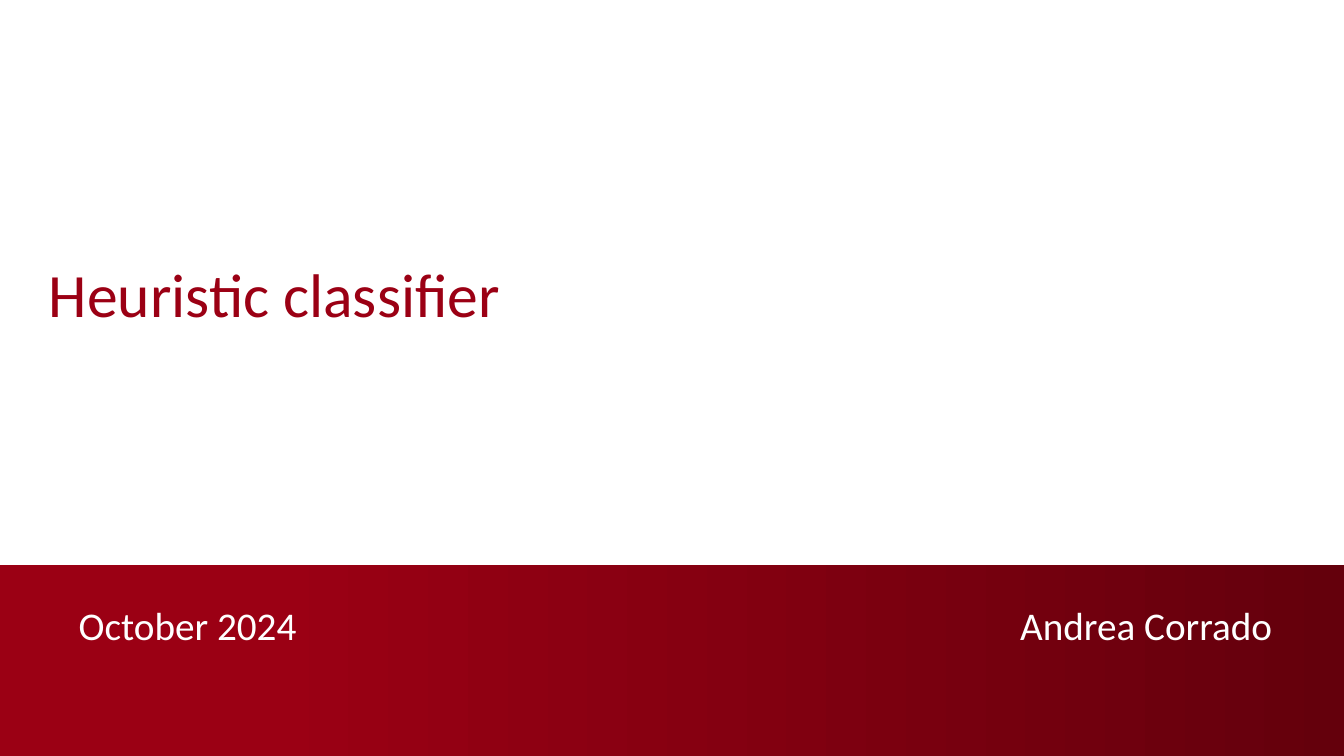
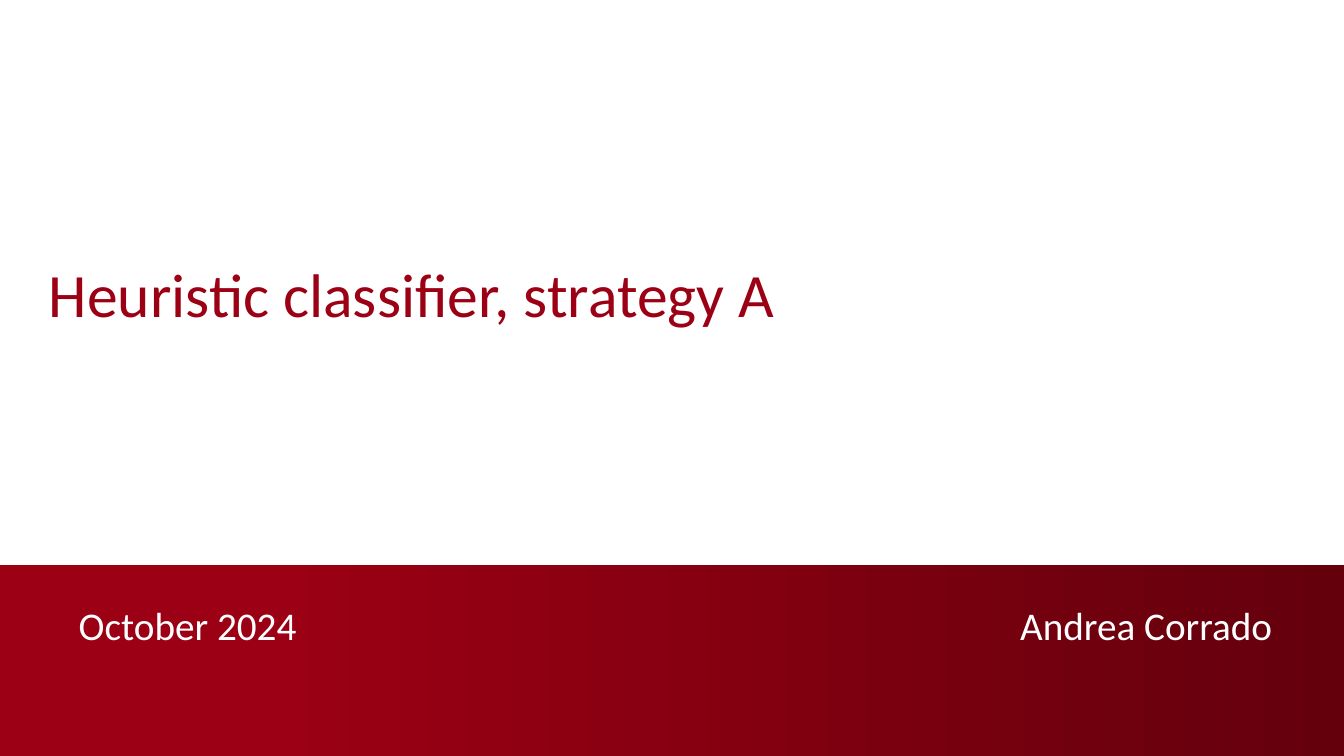
Before and after one commit to AndreaCorrado00/Tesi_magistrale_Corrado_Andrea, a slide deck: slide 1 of Documentation/5. Heuristic classifier.pptx. Drawn at 1344x756 pixels with LibreOffice and Linux fonts; fonts in the diff are those of the drawing; background and template pictures are left out. Boxes give left, top, right and bottom in pixels: in the first picture for what was removed or moved away, otherwise in the second. Text is boxed around its words. In the diff, an @@ line names an element or a change of style, - is before the commit and + after.

```diff
--- a/Documentation/5. Heuristic classifier.pptx
+++ b/Documentation/5. Heuristic classifier.pptx
@@ text at <box>49,274,774,328</box>: text changed @@
-Heuristic classifier
+Heuristic classifier, strategy A
```
Also in this commit, not shown: 5 other slides changed, 9 other files.
